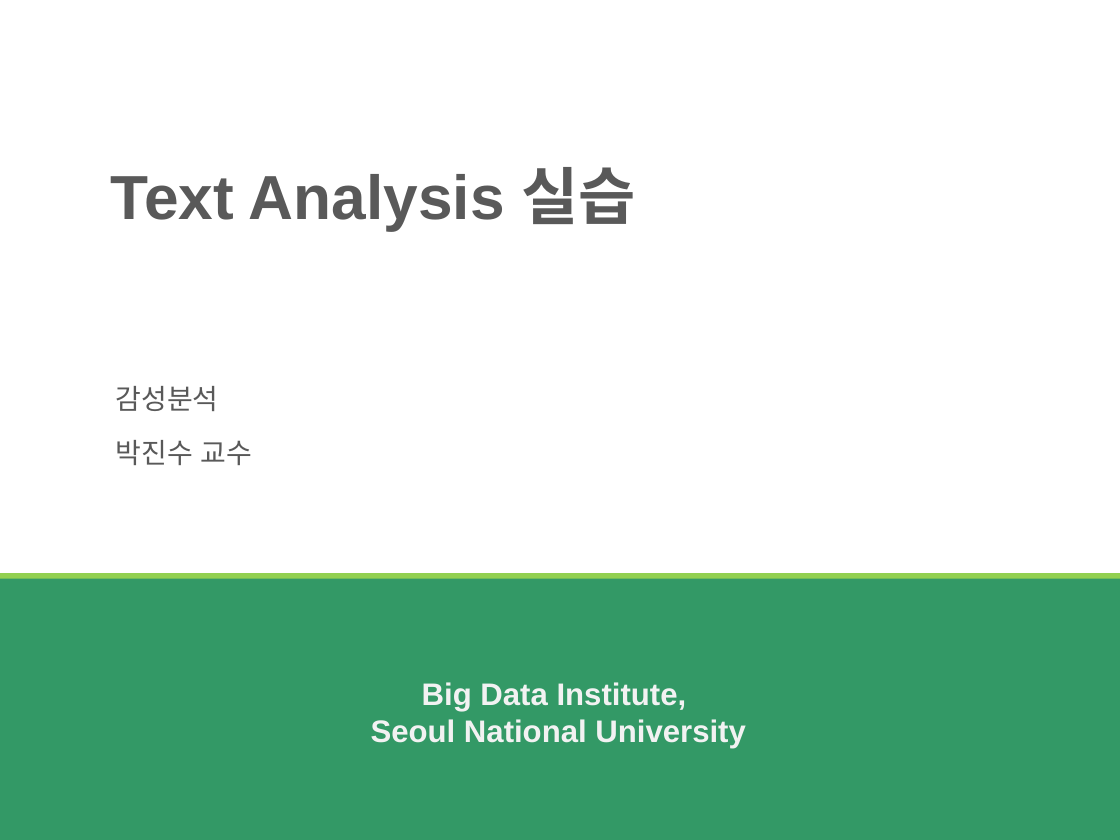
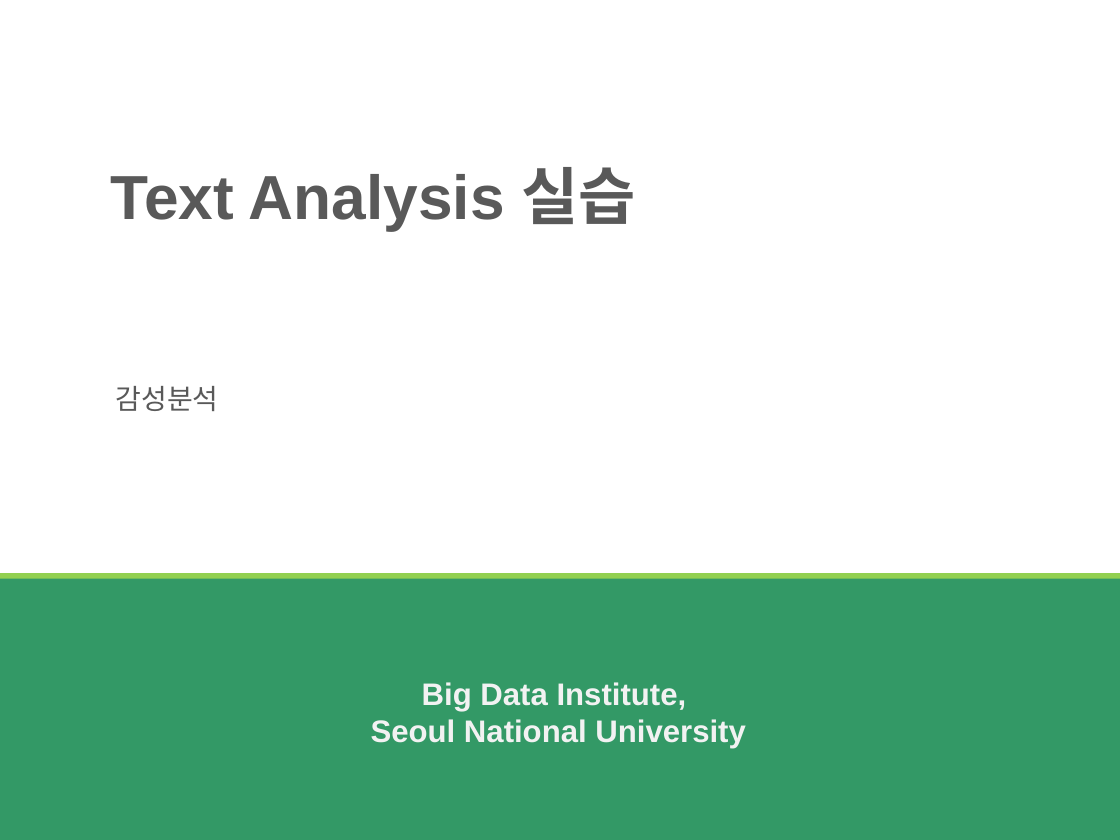
Before and after one commit to buomsoo-kim/Sentiment-Analysis-with-Python, a slide deck: slide 1 of ppts/[Session4] Text Analysis.pptx. Drawn at 1120x840 pixels with LibreOffice and Linux fonts; fonts in the diff are those of the drawing. Boxes give left, top, right and bottom in pixels: in the first picture for what was removed or moved away, otherwise in the second. Text is boxed around its words. In the diff, an @@ line names an element or a change of style, - is before the commit and + after.

```diff
--- a/ppts/[Session4] Text Analysis.pptx
+++ b/ppts/[Session4] Text Analysis.pptx
@@ text removed at box(116, 440, 253, 465) @@
-박진수 교수
```
Also in this commit, not shown: 9 other files.
